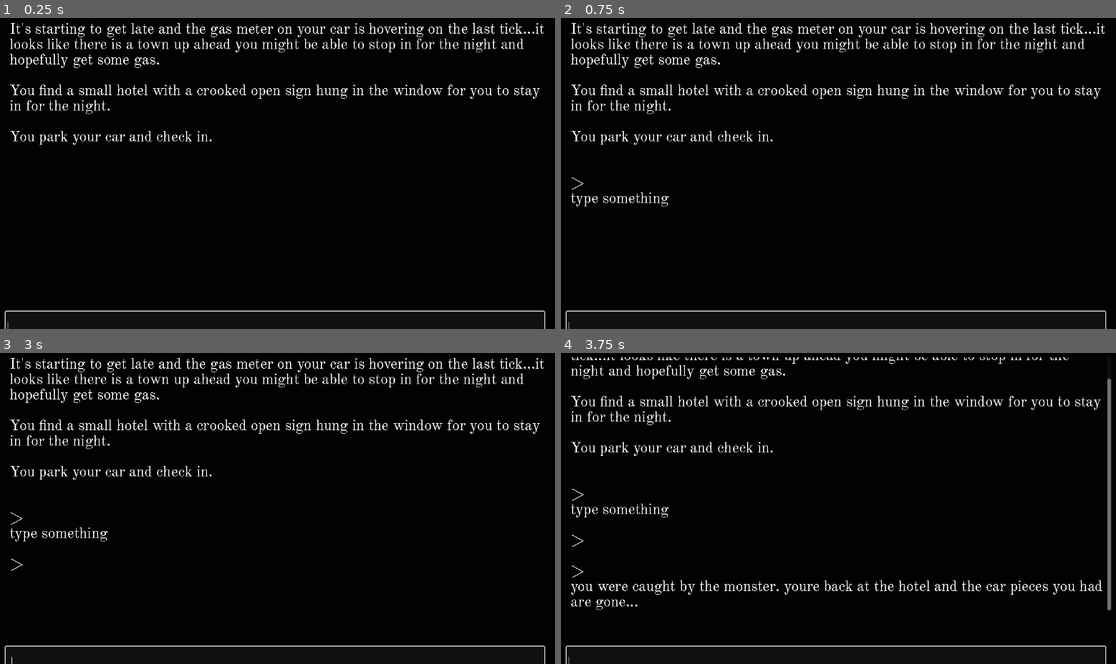
Above: before the commit, frames 1-4 (two rows, left to right).
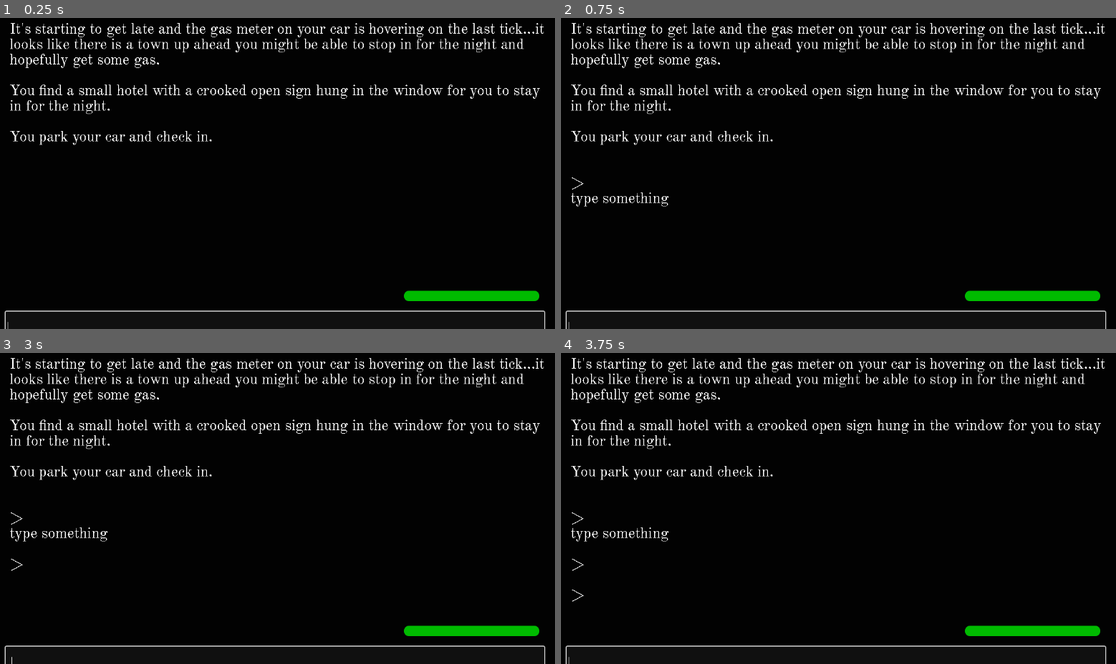
Above: after the commit, the same moments.

Repository: claramckinley/TextAdventure
Game: Godot game, scene res://main/text_adventure.tscn
Two runs of this game, one before a commit and one after it. Both use one fixed random seed, a clock stepped at 60 frames per second and the inputs below.
Inputs:
- Up to frame 1 (0.25 s): no input
- Up to frame 2 (0.75 s): tap Enter (skip) at 0.5 s
- Up to frame 3 (3 s): tap Space at 1.25, 2.75 s; tap Enter (skip) at 2 s
- Up to frame 4 (3.75 s): tap Enter (skip) at 3.5 s

The runs differ from the first frame. In frame 1, 0.8% of the frame differs, in the area x 72-98%, y 87-92%; in frame 2, 0.8%; in frame 3, 0.8%; in frame 4, 8.7%, in the area x 1-100%, y 1-92%.

Commit message:
adding sanity mechanic

Diff:
--- a/global/locations.gd
+++ b/global/locations.gd
@@ -258,3 +258,7 @@
 
 var cross = {
 }
+
+#func can_fit():
+#	if Player.inventory.size() > 3:
+#		return "You are carrying too much stuff"
--- a/global/objects.gd
+++ b/global/objects.gd
@@ -257,3 +257,19 @@
 	"GRAVEYARD": "SHALLOW GRAVE",
 	"HOVEL": "TRAP DOOR"
 }
+
+var sanity_loss = {
+	"KEYS": 3,
+	"CAR": 10,
+	"PARCHMENT": 3,
+	"STATUE": 5,
+	"DISPLAY CASE": 10,
+	"MAN": 2,
+	"PHOTOGRAPH": 3,
+	"INSTRUMENTS": 7,
+	"SYMBOLS": 10,
+	"STAINED GLASS": 3,
+	"CARVINGS": 5,
+	"ENGRAVINGS": 5,
+	"ALTAR": 5
+}
--- a/global/player.gd
+++ b/global/player.gd
@@ -4,9 +4,9 @@
 
 var score = 0
 
-var monster_distance = 3
+var monster_distance = 5
 
-var sanity = 10
+var sanity = 20
 
 var inventory = ["KEY 428"]
 
--- a/main/text_adventure.gd
+++ b/main/text_adventure.gd
@@ -2,17 +2,21 @@
 
 @onready var user_input = %UserInput
 @onready var display_text = %DisplayText
+@onready var progress_bar = %ProgressBar
 
 var origin = "ROOM 428"
 var curr_loc = origin
 var target = ""
-var change_moves = true
+var change_moves = false
 var start_time
 var footsteps = 5
+var monster_check = true
+var max_value = 100
 
 @export var damage = 5
 
 func _ready():
+	progress_bar.value = max_value
 	user_input.caret_force_displayed = true
 	user_input.grab_focus()
 	var intro_text = FileAccess.open("res://main/intro.txt", FileAccess.READ)
@@ -20,6 +24,9 @@
 	start_time = Time.get_ticks_msec()
 
 func _process(delta):
+	if monster_check and Player.monster_distance == 1:
+			update_display("\nthe monster is near")
+			monster_check = false
 	if footsteps == 0:
 		randomize()
 		var index = randi_range(0, Player.sounds.size() - 1)
@@ -29,6 +36,8 @@
 ##		display_text.visible_ratio = 1
 	if Player.monster_distance == 0:
 		Player.sanity = Player.sanity - damage
+		Player.monster_distance = 5
+		monster_check = true
 	if Player.sanity <= 0:
 		curr_loc = origin
 		for key in Objects.examine.keys():
@@ -39,8 +48,7 @@
 				print(new_loc)
 				Objects.location[key] = new_loc
 				Player.inventory.erase(key)
-		update_display("you were caught by the monster. youre back at the hotel and the car pieces you had are gone...")
-		Player.monster_distance = 3
+		update_display("\nyou were caught by the monster. youre back at the hotel and the car pieces you had are gone...")
 		Player.sanity = 10
 
 func update_display(text):
@@ -50,6 +58,7 @@
 
 
 func _on_user_input_text_submitted(new_text):
+	monster_check = true
 #	if new_text == "" or new_text == null :
 #		display_text.visible_ratio = 1
 	if change_moves:
@@ -221,17 +230,26 @@
 
 func generate_examine():
 	var examine = Locations.examine.get(curr_loc)
-	update_display(curr_loc + "\n" + examine)
+	display_text.push_color(Color.GREEN)
+	update_display("\n" + curr_loc + "\n")
+	display_text.push_color(Color.WHITE)
+	update_display(examine)
 	var object = Objects.location.find_key(curr_loc)
 	if object != null:
 		update_display(Objects.examine.get(object))
 
 func generate_object_examine():
 	var examine = Objects.static_object.get(target)
-	update_display(target + "\n" + examine)
+	display_text.push_color(Color.GREEN)
+	update_display("\n" + target + "\n")
+	display_text.push_color(Color.WHITE)
+	update_display(examine)
 	var object = Objects.location.find_key(target)
 	if object != null:
 		update_display(Objects.examine.get(object))
+	if Objects.sanity_loss.find_key(target) != -1:
+		Player.sanity = Player.sanity - Objects.sanity_loss[target]
+		progress_bar.value = Player.sanity
 
 func check_travel(next_loc):
 	if Locations.blockers.has(next_loc):
--- a/main/text_adventure.tscn
+++ b/main/text_adventure.tscn
@@ -1,6 +1,20 @@
-[gd_scene load_steps=2 format=3 uid="uid://ijwk0pd1gdqy"]
+[gd_scene load_steps=4 format=3 uid="uid://ijwk0pd1gdqy"]
 
 [ext_resource type="Script" path="res://main/text_adventure.gd" id="1_nugwl"]
+
+[sub_resource type="StyleBoxFlat" id="StyleBoxFlat_y0nok"]
+bg_color = Color(7.44621e-07, 0.240016, 0.128162, 1)
+corner_radius_top_left = 10
+corner_radius_top_right = 10
+corner_radius_bottom_right = 10
+corner_radius_bottom_left = 10
+
+[sub_resource type="StyleBoxFlat" id="StyleBoxFlat_6tiwv"]
+bg_color = Color(0, 0.733333, 0, 1)
+corner_radius_top_left = 10
+corner_radius_top_right = 10
+corner_radius_bottom_right = 10
+corner_radius_bottom_left = 10
 
 [node name="Control" type="Control"]
 layout_mode = 3
@@ -47,4 +61,17 @@
 theme_override_font_sizes/font_size = 30
 placeholder_text = "..."
 
+[node name="ProgressBar" type="ProgressBar" parent="."]
+unique_name_in_owner = true
+layout_mode = 0
+offset_left = 821.0
+offset_top = 571.0
+offset_right = 1093.0
+offset_bottom = 592.0
+theme_override_styles/background = SubResource("StyleBoxFlat_y0nok")
+theme_override_styles/fill = SubResource("StyleBoxFlat_6tiwv")
+max_value = 20.0
+rounded = true
+show_percentage = false
+
 [connection signal="text_submitted" from="UserInput" to="TextAdventure" method="_on_user_input_text_submitted"]
